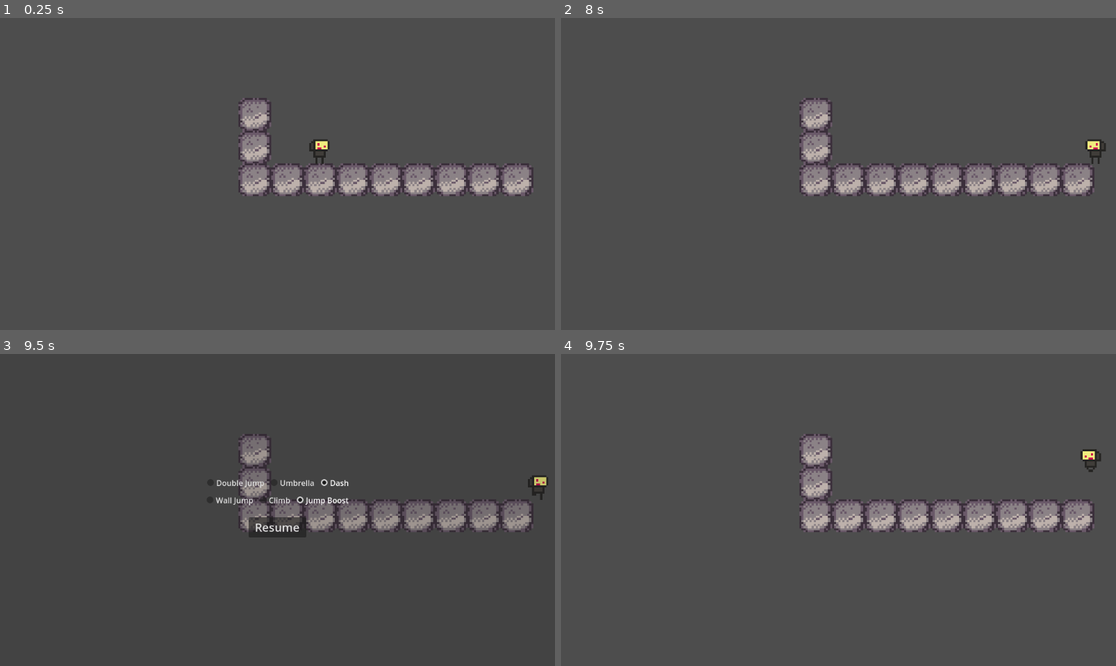
Above: before the commit, frames 1-4 (two rows, left to right).
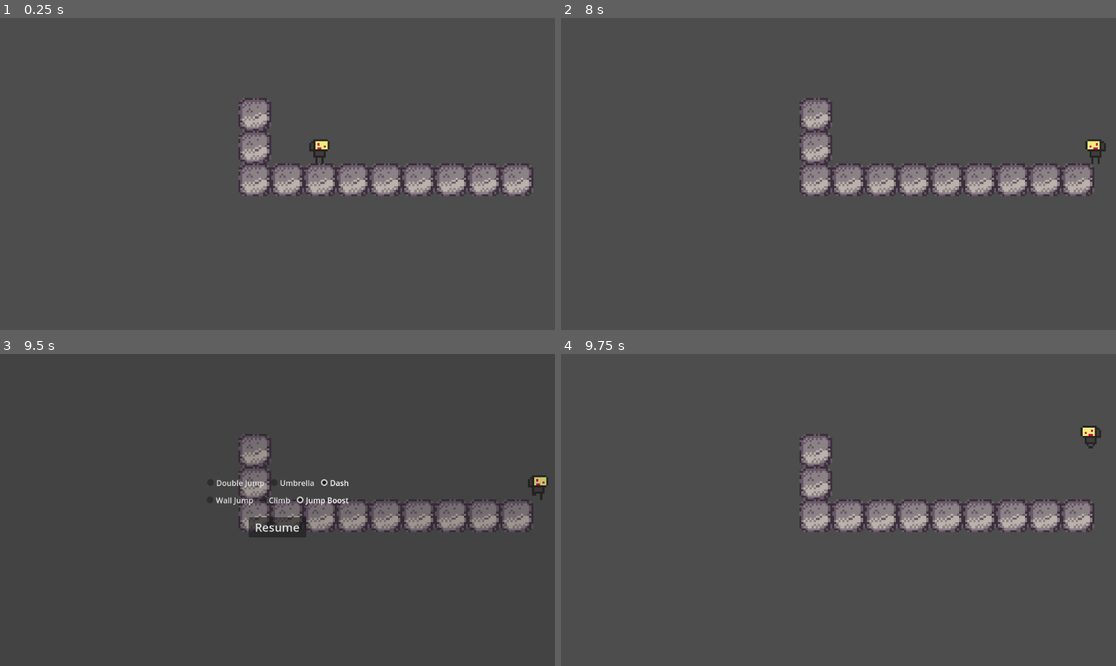
Above: after the commit, the same moments.

Repository: arcality/Built-to-Scale-GMTK-2024
Game: Godot game, scene res://scenes/main.tscn
Same seed, same stepped clock (60 frames per second), same inputs: the game is played once before the commit and once after it. The engine's default icon, where the game draws it, is replaced by a stand-in: a white triangle on a blue panel in a dark square.
Inputs (mouse positions are in pixels of both pictures, inside the frame that each line leads up to):
- Up to frame 1 (0.25 s): no input
- Up to frame 2 (8 s): move the mouse to (960, 158) at 0.52 s; hold D (move_right) 0.53-2.03 s; tap E (edit) at 0.6, 2.3 s; tap Space (jump) at 0.77, 1.07, 1.52, 1.55, 1.82 s; click (960, 158) at 0.8 s; move the mouse to (727, 189) at 1.27 s; click (727, 189) at 1.35 s; move the mouse to (894, 105) at 2.02 s; hold A (move_left) 2.03-2.75 s; hold Space (jump) 2.03-2.75 s; click "Double Jump" at 2.75 s; click "Umbrella" at 3.5 s; click "Dash" at 4.25 s; click "Wall Jump" at 5 s; click "Climb" at 5.75 s; click "Jump Boost" at 6.5 s; click "Resume" at 7.25 s
- Up to frame 3 (9.5 s): move the mouse to (249, 572) at 8.02 s; hold D (move_right) from 8.03 s (still down); tap E (edit) at 8.1 s; tap Space (jump) at 8.27, 8.57 s; click (249, 572) at 8.3 s; tap Enter at 8.75 s; move the mouse to (444, 556) at 8.77 s; hold Space (jump) from 8.78 s (still down); click (444, 556) at 8.85 s
- Up to frame 4 (9.75 s): move the mouse to (672, 463) at 9.52 s; release D (move_right) at 9.53 s; release Space (jump) at 9.53 s; hold A (move_left) from 9.53 s (still down); tap E (edit) at 9.6 s

Frames 1-3 are identical in both runs. In frame 4, 0.3% of the frame differs, in the area x 93-98%, y 22-38%.

Commit message:
selections are working! need to implement double jumping and working climbing however
ENSURE that the names of the buttons in the selection scenes match up with those of the states

also dash goes wayyy too far rn needs fixing

Diff:
--- a/scenes/arm_selections.tscn
+++ b/scenes/arm_selections.tscn
@@ -24,17 +24,17 @@
 grow_horizontal = 2
 grow_vertical = 2
 
-[node name="Wall Jump Button" type="CheckBox" parent="HBoxContainer"]
+[node name="walljumping" type="CheckBox" parent="HBoxContainer"]
 layout_mode = 2
 button_group = ExtResource("1_aav1q")
 text = "Wall Jump"
 
-[node name="Climb Button" type="CheckBox" parent="HBoxContainer"]
+[node name="climbing" type="CheckBox" parent="HBoxContainer"]
 layout_mode = 2
 button_group = ExtResource("1_aav1q")
 text = "Climb"
 
-[node name="Jump Boost Button" type="CheckBox" parent="HBoxContainer"]
+[node name="jumpboosting" type="CheckBox" parent="HBoxContainer"]
 layout_mode = 2
 button_group = ExtResource("1_aav1q")
 text = "Jump Boost"
--- a/scenes/edit_menu.tscn
+++ b/scenes/edit_menu.tscn
@@ -79,4 +79,6 @@
 theme_override_font_sizes/font_size = 24
 text = "Resume"
 
+[connection signal="jetpack_selected" from="MarginContainer/HBoxContainer/VBoxContainer/jetpack_selections" to="." method="_on_jetpack_selections_jetpack_selected"]
+[connection signal="arm_selected" from="MarginContainer/HBoxContainer/VBoxContainer/arm_selections" to="." method="_on_arm_selections_arm_selected"]
 [connection signal="pressed" from="MarginContainer/HBoxContainer/VBoxContainer/Resume" to="." method="_on_resume_pressed"]
--- a/scenes/jetpack_selections.tscn
+++ b/scenes/jetpack_selections.tscn
@@ -22,17 +22,17 @@
 grow_horizontal = 2
 grow_vertical = 2
 
-[node name="Double Jump Button" type="CheckBox" parent="HBoxContainer"]
+[node name="doublejumping" type="CheckBox" parent="HBoxContainer"]
 layout_mode = 2
 button_group = ExtResource("1_ohsls")
 text = "Double Jump"
 
-[node name="Umbrella Button" type="CheckBox" parent="HBoxContainer"]
+[node name="umbrellaing" type="CheckBox" parent="HBoxContainer"]
 layout_mode = 2
 button_group = ExtResource("1_ohsls")
 text = "Umbrella"
 
-[node name="Dash Button" type="CheckBox" parent="HBoxContainer"]
+[node name="dashing" type="CheckBox" parent="HBoxContainer"]
 layout_mode = 2
 button_group = ExtResource("1_ohsls")
 text = "Dash"
--- a/scenes/main.tscn
+++ b/scenes/main.tscn
@@ -26,3 +26,5 @@
 
 [connection signal="player_entered" from="edit_area" to="." method="_on_edit_area_player_entered"]
 [connection signal="player_exited" from="edit_area" to="." method="_on_edit_area_player_exited"]
+[connection signal="arm_selected" from="edit_menu" to="Player" method="_on_edit_menu_arm_selected"]
+[connection signal="jetpack_selected" from="edit_menu" to="Player" method="_on_edit_menu_jetpack_selected"]
--- a/scripts/edit_menu.gd
+++ b/scripts/edit_menu.gd
@@ -1,9 +1,19 @@
 extends Control
 
 @onready var main = $"../"
+signal arm_selected(arm_type: Button)
+signal jetpack_selected(jetpack_type: Button)
 
 func _ready():
 	self.hide()
 
 func _on_resume_pressed():
 	main.editMenu()
+
+# type of arm player chooses
+func _on_jetpack_selections_jetpack_selected(jetpack_type):
+	jetpack_selected.emit(jetpack_type)
+
+# type of jetpack player chooses
+func _on_arm_selections_arm_selected(arm_type):
+	arm_selected.emit(arm_type)
--- a/scripts/player.gd
+++ b/scripts/player.gd
@@ -125,3 +125,24 @@
 
 func vertical_movement_direction() -> float:
 	return Input.get_axis("move_up", "move_down")
+
+
+
+# setting active_arm_state when changed in edit menu
+func _on_edit_menu_arm_selected(arm_type):
+	# NULL CHECK IF BUTTON IS DESELECTED
+	if arm_type != null:
+		active_arm_state = arm_type.name
+	else:
+		# if no ability selected, set active_arm_state to empty string
+		active_arm_state = ""
+	print(active_arm_state)
+
+# setting active_jetpack_state when changed in edit menu
+func _on_edit_menu_jetpack_selected(jetpack_type):
+	if jetpack_type != null:
+		active_jetpack_state = jetpack_type.name
+	else:
+		# if no ability selected, set active_jetpack_state to empty string
+		active_jetpack_state = ""
+	print(active_jetpack_state)
--- a/scripts/selections/arm_selections.gd
+++ b/scripts/selections/arm_selections.gd
@@ -1,7 +1,9 @@
 extends Control
 
+# mutually exclusive button group
 @export var arm_group: ButtonGroup
 signal toggled(toggled_on: bool)
+signal arm_selected(arm_type: Button)
 
 func _ready():
 	# running the button_pressed() function whenever a button is pressed
@@ -9,9 +11,13 @@
 		i.toggled.connect(button_toggled)
 	print(arm_group.get_buttons())
 
+# send signal that button has been toggled up
 func button_toggled(toggled_on: bool):
-	if arm_group.get_pressed_button() != null && toggled_on:
-		print(arm_group.get_pressed_button().name)
-	elif arm_group.get_pressed_button() == null:
-		print(arm_group.get_pressed_button())
-	# print(toggled_on)
+	#if arm_group.get_pressed_button() != null && toggled_on:
+		#print(arm_group.get_pressed_button().name)
+	#elif arm_group.get_pressed_button() == null:
+		#print(arm_group.get_pressed_button())
+
+	# emit which ability is selected when it is on
+	if toggled_on:
+		arm_selected.emit(arm_group.get_pressed_button())
--- a/scripts/selections/jetpack_selections.gd
+++ b/scripts/selections/jetpack_selections.gd
@@ -1,8 +1,9 @@
 extends Control
 
+# mutually exclusive button group
 @export var jetpack_group: ButtonGroup
 signal toggled(toggled_on: bool)
-
+signal jetpack_selected(jetpack_type: Button)
 
 func _ready():
 	# running the button_pressed() function whenever a button is pressed
@@ -12,8 +13,11 @@
 
 # send signal that button has been toggled up
 func button_toggled(toggled_on: bool):
-	if jetpack_group.get_pressed_button() != null && toggled_on:
-		print(jetpack_group.get_pressed_button().name)
-	elif jetpack_group.get_pressed_button() == null:
-		print(jetpack_group.get_pressed_button())
-	# print(toggled_on)
+	#if jetpack_group.get_pressed_button() != null && toggled_on:
+		#print(jetpack_group.get_pressed_button().name)
+	#elif jetpack_group.get_pressed_button() == null:
+		#print(jetpack_group.get_pressed_button())
+
+	# emit which ability is selected when it is on
+	if toggled_on:
+		jetpack_selected.emit(jetpack_group.get_pressed_button())
